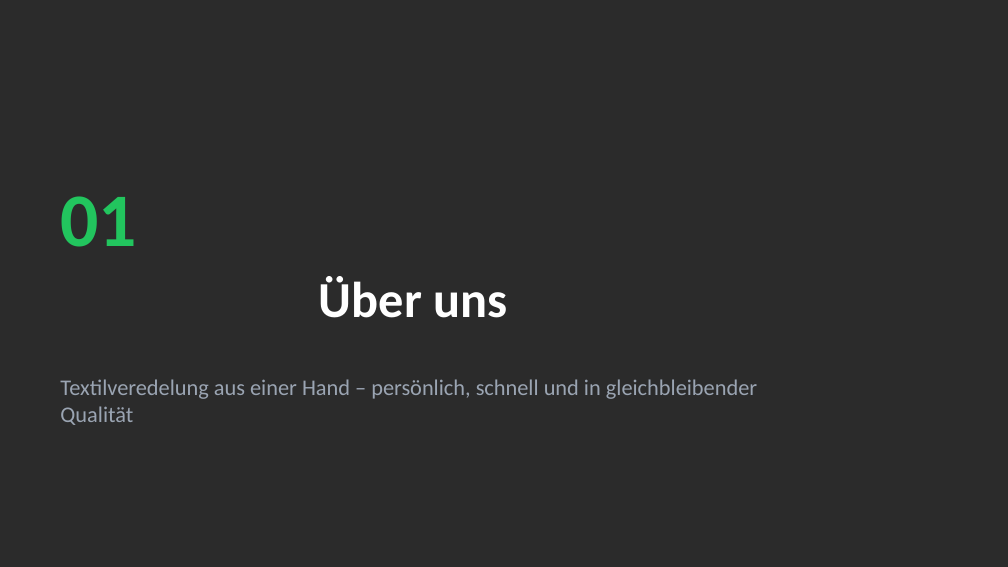
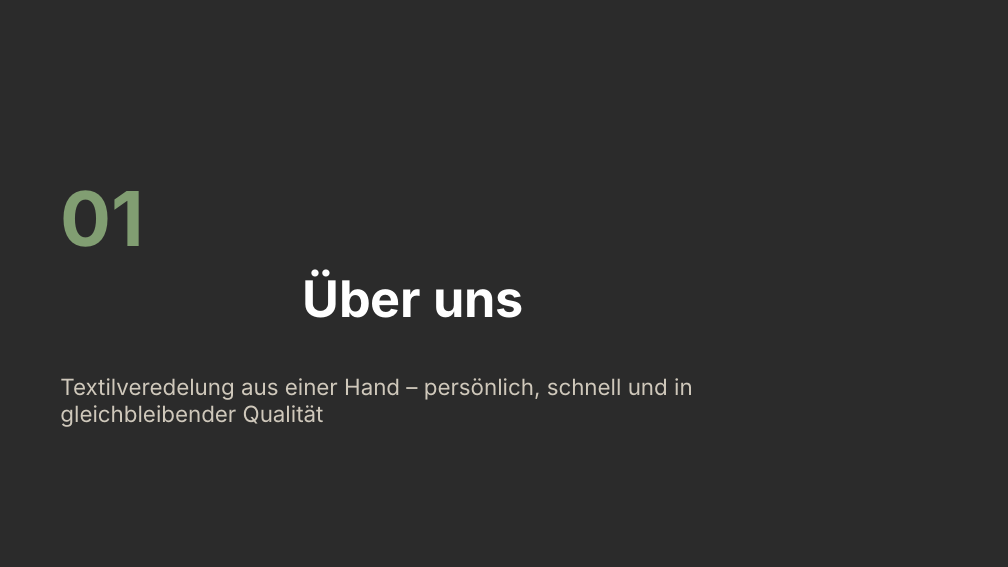
Before and after one commit to 2ghkvdhq67-oss/lexware-angebot-tool, a slide deck: slide 3 of presentation/dist/Maiershirts_Master.pptx. Drawn at 1008x567 pixels with LibreOffice and Linux fonts; fonts in the diff are those of the drawing; background and template pictures are left out; a plain dark background stands for a picture behind light text. Boxes give left, top, right and bottom in pixels: in the first picture for what was removed or moved away, otherwise in the second. Text is boxed around its words. In the diff, an @@ line names an element or a change of style, - is before the commit and + after.

```diff
--- a/presentation/dist/Maiershirts_Master.pptx
+++ b/presentation/dist/Maiershirts_Master.pptx
@@ text "01" at <box>60,190,144,247</box>: font Calibri to Inter, text colour #22C55E to #819E72 @@
@@ title "Über uns" at <box>302,275,524,318</box>: font Calibri to Inter @@
@@ text "Textilveredelung aus einer Hand – ..." at <box>60,378,693,427</box>: font Calibri to Inter, text colour #9AA4B2 to #CFC8BB @@
```
Also in this commit, not shown: 9 other slides changed, 7 other files.
